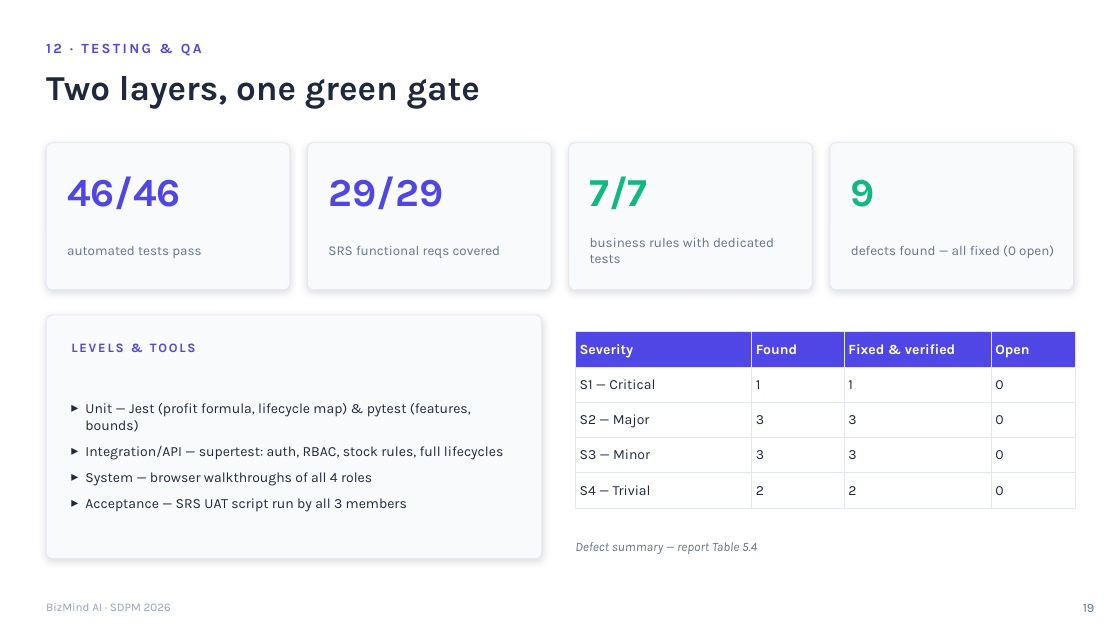
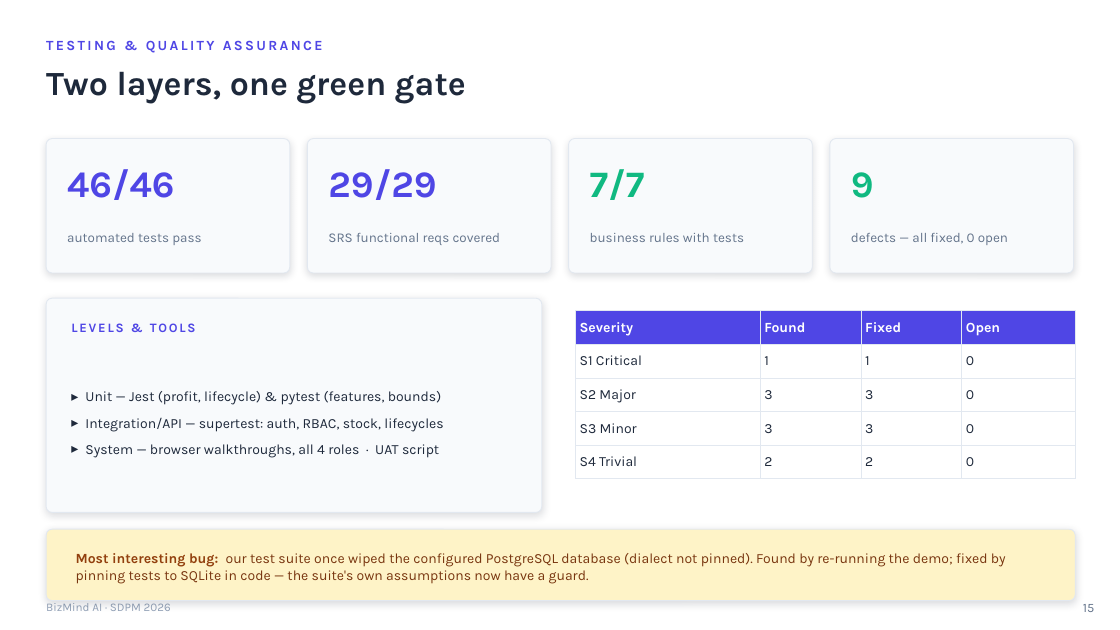
Before and after one commit to bakorish/bizmind-ai, a slide deck: slide 15 of docs/BizMind_AI_SDPM_Presentation.pptx (slide 19 before the commit). Drawn at 1120x630 pixels with LibreOffice and Linux fonts; fonts in the diff are those of the drawing. Boxes give left, top, right and bottom in pixels: in the first picture for what was removed or moved away, otherwise in the second. Text is boxed around its words. In the diff, an @@ line names an element or a change of style, - is before the commit and + after.

Commit message:
Presentation v2: compact 20-slide deck, no per-member work attribution

```diff
--- a/docs/BizMind_AI_SDPM_Presentation.pptx
+++ b/docs/BizMind_AI_SDPM_Presentation.pptx
@@ text "Two layers, one green gate" at bbox=[46, 71, 466, 104]: size 30 to 29 pt @@
@@ text at bbox=[46, 40, 323, 53]: text changed @@
-12 · TESTING & QA
+TESTING & QUALITY ASSURANCE
@@ rounded rectangle: place and size @@
-rounded rectangle at bbox=[46, 143, 290, 290]
+rounded rectangle at bbox=[46, 139, 290, 273]
@@ rounded rectangle: place and size @@
-rounded rectangle at bbox=[308, 143, 551, 290]
+rounded rectangle at bbox=[308, 139, 551, 273]
@@ rounded rectangle: place and size @@
-rounded rectangle at bbox=[569, 143, 812, 290]
+rounded rectangle at bbox=[569, 139, 812, 273]
@@ rounded rectangle: place and size @@
-rounded rectangle at bbox=[830, 143, 1074, 290]
+rounded rectangle at bbox=[830, 139, 1074, 273]
@@ text "46/46": place and size @@
-text "46/46" at bbox=[67, 176, 181, 209]
+text "46/46" at bbox=[67, 169, 174, 200]
@@ text "29/29": place and size @@
-text "29/29" at bbox=[328, 176, 443, 209]
+text "29/29" at bbox=[328, 169, 436, 200]
@@ text "7/7": place and size @@
-text "7/7" at bbox=[590, 176, 648, 209]
+text "7/7" at bbox=[590, 169, 645, 200]
@@ size 34 to 32 pt in 4 elements at bbox=[67, 169, 174, 200], bbox=[328, 169, 436, 200], bbox=[590, 169, 645, 200], bbox=[851, 172, 874, 198] @@
@@ text "9": place and size @@
-text "9" at bbox=[851, 179, 875, 207]
+text "9" at bbox=[851, 172, 874, 198]
@@ text "automated tests pass": place and size @@
-text "automated tests pass" at bbox=[67, 246, 201, 258]
+text "automated tests pass" at bbox=[67, 233, 201, 245]
@@ text "SRS functional reqs covered": place and size @@
-text "SRS functional reqs covered" at bbox=[328, 246, 501, 258]
+text "SRS functional reqs covered" at bbox=[328, 233, 501, 245]
@@ text at bbox=[590, 233, 744, 242]: text changed @@
-business rules with dedicated tests
+business rules with tests
@@ text at bbox=[851, 233, 1008, 245]: text changed @@
-defects found — all fixed (0 open)
+defects — all fixed, 0 open
@@ proportions changed in 5 elements at bbox=[46, 139, 290, 273], bbox=[308, 139, 551, 273], bbox=[569, 139, 812, 273], bbox=[830, 139, 1074, 273], bbox=[46, 298, 542, 513] @@
@@ rounded rectangle: place and size @@
-rounded rectangle at bbox=[46, 315, 542, 559]
+rounded rectangle at bbox=[46, 298, 542, 513]
@@ text "LEVELS & TOOLS": place and size @@
-text "LEVELS & TOOLS" at bbox=[71, 343, 196, 352]
+text "LEVELS & TOOLS" at bbox=[71, 323, 196, 332]
@@ table at bbox=[576, 311, 1075, 470] @@
-row 1, column 3: Fixed & verified
+row 1, column 3: Fixed
-row 2, column 1: S1 — Critical
+row 2, column 1: S1 Critical
-row 3, column 1: S2 — Major
+row 3, column 1: S2 Major
-row 4, column 1: S3 — Minor
+row 4, column 1: S3 Minor
-row 5, column 1: S4 — Trivial
+row 5, column 1: S4 Trivial
@@ table: place and size @@
-table at bbox=[576, 332, 1075, 499]
+table at bbox=[576, 311, 1075, 470]
@@ text at bbox=[85, 391, 443, 458]: text changed @@
-▸ Unit — Jest (profit formula, lifecycle map) & pytest (features, bounds)
-▸ Integration/API — supertest: auth, RBAC, stock rules, full lifecycles
-▸ System — browser walkthroughs of all 4 roles
-▸ Acceptance — SRS UAT script run by all 3 members
+▸ Unit — Jest (profit, lifecycle) & pytest (features, bounds)
+▸ Integration/API — supertest: auth, RBAC, stock, lifecycles
+▸ System — browser walkthroughs, all 4 roles · UAT script
@@ rounded rectangle added at bbox=[46, 529, 1075, 601], fill #FEF3C7, outline #E2E8F0 0.75 pt @@
@@ text added at bbox=[76, 553, 1006, 584], 12 pt, text #78350F @@
+Most interesting bug: our test suite once wiped the configured PostgreSQL database (dialect not pinned). Found by re-running the demo; fixed by pinning tests to SQLite in code — the suite's own assumptions now have a guard.
@@ text removed at bbox=[575, 542, 757, 554] @@
-Defect summary — report Table 5.4
```
Also in this commit, not shown: 14 other slides changed, 5 slides added, 15 slides removed.
